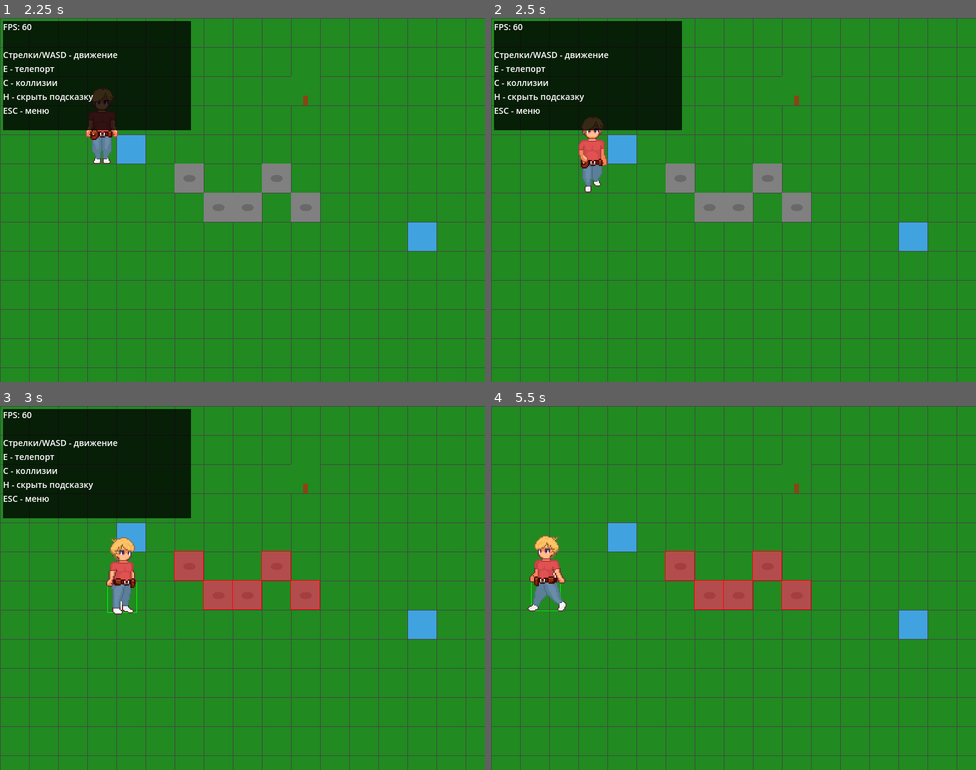
Above: before the commit, frames 1-4 (two rows, left to right).
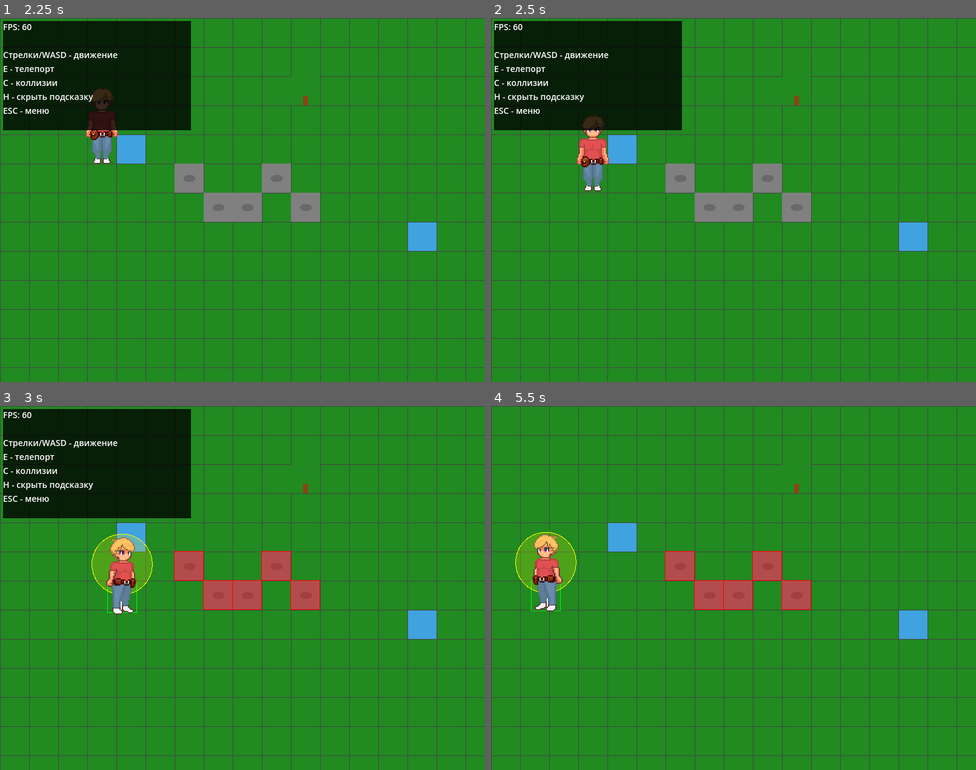
Above: after the commit, the same moments.

Repository: Radiant-Game-Studios/Pelmeny-s-Secret-Godot
Game: Godot game, scene res://scenes/splash_screen.tscn
Same seed, same stepped clock (60 frames per second), same inputs: the game is played once before the commit and once after it. The engine's default icon, where the game draws it, is replaced by a stand-in: a white triangle on a blue panel in a dark square.
Inputs (mouse positions are in pixels of both pictures, inside the frame that each line leads up to):
- Up to frame 1 (2.25 s): tap Enter (ui_accept) at 0.5, 0.77 s; move the mouse to (349, 181) at 0.52 s; hold D (move_right) 0.53-1.25 s; tap Space (attack, bound only after the commit) at 0.6 s; click (349, 181) at 0.67 s; click "Новая игра" at 1.25 s; move the mouse to (145, 218) at 2.02 s; hold S (move_down) from 2.03 s (still down); tap E (interact) at 2.1 s
- Up to frame 2 (2.5 s): keep holding S (move_down); tap Enter (ui_accept) at 2.27 s; tap Space (attack, bound only after the commit) at 2.3 s
- Up to frame 3 (3 s): move the mouse to (291, 507) at 2.77 s; release S (move_down) at 2.78 s; hold D (move_right) from 2.78 s (still down); hold C (toggle_collisions) from 2.78 s (still down)
- Up to frame 4 (5.5 s): tap Space (attack, bound only after the commit) at 3.05, 3.6, 4.35, 5.3 s; move the mouse to (709, 660) at 3.52 s; release D (move_right) at 3.53 s; release C (toggle_collisions) at 3.53 s; hold W (move_up) 3.53-4.28 s; click (709, 660) at 3.67 s; tap Enter (ui_accept) at 3.77, 4.52, 5.27 s; move the mouse to (879, 642) at 4.27 s; hold A (move_left) from 4.28 s (still down); tap H (toggle_debug) at 4.9 s; move the mouse to (588, 533) at 5.02 s; tap E (interact) at 5.1 s

Frame 1 is identical in both runs. In frame 2, 0.4% of the frame differs, in the area x 17-25%, y 27-48%; in frame 3, 0.9%; in frame 4, 1.5%, in the area x 5-18%, y 34-57%.

Commit message:
Battle system

Diff:
--- a/project.godot
+++ b/project.godot
@@ -75,6 +75,11 @@
 "events": [Object(InputEventKey,"resource_local_to_scene":false,"resource_name":"","device":-1,"window_id":0,"alt_press …(191 unchanged characters)…
 ]
 }
+attack={
+"deadzone": 0.2,
+"events": [Object(InputEventKey,"resource_local_to_scene":false,"resource_name":"","device":-1,"window_id":0,"alt_pressed":false,"shift_pressed":false,"ctrl_pressed":false,"meta_pressed":false,"pressed":false,"keycode":0,"physical_keycode":32,"key_label":0,"unicode":32,"location":0,"echo":false,"script":null)
+]
+}
 
 [physics]
 
--- /dev/null
+++ b/scenes/enemy.tscn
@@ -0,0 +1,19 @@
+[gd_scene format=3 uid="uid://diivvhlfl7l3j"]
+
+[ext_resource type="Script" uid="uid://b13f0l280qmtg" path="res://scripts/enemies/enemy.gd" id="1_7p1mj"]
+
+[sub_resource type="RectangleShape2D" id="RectangleShape2D_md0e3"]
+size = Vector2(48, 49.5)
+
+[node name="Enemy" type="CharacterBody2D" unique_id=649661795]
+script = ExtResource("1_7p1mj")
+
+[node name="CollisionShape2D" type="CollisionShape2D" parent="." unique_id=1247863483]
+position = Vector2(-24, 30)
+shape = SubResource("RectangleShape2D_md0e3")
+
+[node name="AnimatedSprite2D" type="AnimatedSprite2D" parent="." unique_id=902047479]
+
+[node name="VisibleOnScreenNotifier2D" type="VisibleOnScreenNotifier2D" parent="." unique_id=1519539230]
+position = Vector2(-38, 15)
+rect = Rect2(-10, -10, 48, 50)
--- a/scripts/enemies/animation_generator.gd
+++ b/scripts/enemies/animation_generator.gd
@@ -55,20 +55,30 @@
 
 # Для ГГ аналогично, но с другим цветом
 static func generate_player_attack_frames(existing_frames: SpriteFrames) -> void:
-	# Добавляем анимацию "attack" на основе существующего idle
 	if not existing_frames.has_animation("idle"):
 		return
-	var idle_frame = existing_frames.get_frame_texture("idle", 0)
-	var img = idle_frame.get_image()
-	var size = img.get_size()
+
+	var idle_texture = existing_frames.get_frame_texture("idle", 0)
+	var idle_image = idle_texture.get_image()
+	var size = idle_image.get_size()
 
 	existing_frames.add_animation("attack")
+
 	for i in range(2):
-		var new_img = Image.create(size.x, size.y, false, Image.FORMAT_RGBA8)
-		new_img.blit_rect(img, Rect2i(0,0,size.x,size.y), Vector2i.ZERO)
-		# Добавляем "меч"
-		var sword_x = size.x + i*8
-		new_img.fill_rect(Rect2i(sword_x, size.y*0.4, 10, 4), Color.YELLOW)
+		# Создаём новое изображение БОЛЬШЕ по ширине (чтобы влез меч)
+		var new_width = size.x + 16
+		var new_img = Image.create(new_width, size.y, false, Image.FORMAT_RGBA8)
+
+		# Копируем персонажа (слева)
+		new_img.blit_rect(idle_image, Rect2i(0, 0, size.x, size.y), Vector2i(0, 0))
+
+		# Рисуем "меч" справа от персонажа
+		var sword_x = size.x + i * 8  # больше сдвиг
+		var sword_y = size.y * 0.4
+		new_img.fill_rect(Rect2i(sword_x, sword_y, 16, 6), Color.YELLOW)  # длиннее и толще
+		new_img.fill_rect(Rect2i(sword_x + 4, sword_y - 3, 6, 12), Color.BROWN)  # больше рукоять
+
 		var tex = ImageTexture.create_from_image(new_img)
 		existing_frames.add_frame("attack", tex)
-	existing_frames.set_animation_speed("attack", 10.0)
+
+	existing_frames.set_animation_speed("attack", 6.0)
--- /dev/null
+++ b/scripts/enemies/enemy.gd
@@ -0,0 +1,108 @@
+extends CharacterBody2D
+
+@export var enemy_id: String = ""
+@export var max_health: float = 30.0
+@export var speed: float = 80.0
+@export var damage: float = 10.0
+@export var attack_range: float = 50.0
+
+@onready var animated_sprite: AnimatedSprite2D = $AnimatedSprite2D
+@onready var visibility_notifier: VisibleOnScreenNotifier2D = $VisibleOnScreenNotifier2D
+
+var player: Node = null
+var current_health: float
+var is_active: bool = false
+var is_attacking: bool = false
+var direction: Vector2 = Vector2.ZERO
+var attack_cooldown: float = 1.0
+var attack_timer: float = 0.0
+
+
+func _ready():
+	add_to_group("enemies")
+	current_health = max_health
+
+	# Загружаем тип врага из реестра
+	var type = EnemyRegistry.get_enemy_type(enemy_id)
+	if type:
+		max_health = type.max_health
+		speed = type.speed
+		damage = type.damage
+		attack_range = type.attack_range
+		current_health = max_health
+
+	# Генерируем тестовые анимации
+	generate_animations()
+
+	# Подключаем сигнал видимости
+	if visibility_notifier:
+		visibility_notifier.screen_entered.connect(_on_screen_entered)
+		visibility_notifier.screen_exited.connect(_on_screen_exited)
+
+
+func generate_animations():
+	var color = Color.GREEN
+	match enemy_id:
+		"slime":
+			color = Color.GREEN
+		"shit":
+			color = Color.GRAY
+		_:
+			color = Color.RED
+
+	var frames = AnimationGenerator.generate_enemy_frames(Vector2(48, 48), color)
+	animated_sprite.sprite_frames = frames
+	animated_sprite.play("idle")
+
+
+func _on_screen_entered():
+	is_active = true
+	print(enemy_id, " активирован")
+
+
+func _on_screen_exited():
+	is_active = false
+	print(enemy_id, " деактивирован")
+
+
+func _physics_process(delta):
+	if not is_active:
+		return
+
+	attack_timer -= delta
+
+	# Ищем игрока
+	if player == null:
+		player = get_tree().get_first_node_in_group("player")
+		if player == null:
+			return
+
+	var distance = position.distance_to(player.position)
+
+	if distance <= attack_range:
+		# Режим атаки
+		if attack_timer <= 0:
+			attack_timer = attack_cooldown
+			animated_sprite.play("attack")
+			if player and player.has_method("take_damage"):
+				player.take_damage(damage)
+				print(enemy_id, " атакует игрока! Урон: ", damage)
+	else:
+		# Режим преследования
+		direction = (player.position - position).normalized()
+		animated_sprite.play("run")
+		position += direction * speed * delta
+		if direction.x < 0:
+			animated_sprite.flip_h = true
+		else:
+			animated_sprite.flip_h = false
+
+
+func take_damage(amount: float):
+	current_health -= amount
+	if current_health <= 0:
+		die()
+
+
+func die():
+	queue_free()
--- a/scripts/game.gd
+++ b/scripts/game.gd
@@ -187,10 +187,25 @@
 
 
 func _update_collision_debug():
-	# Обновляем хитбокс игрока в системе координат карты
-	var shape: RectangleShape2D = current_player.get_node("CollisionShape2D").shape
-	var col_pos = current_player.get_node("CollisionShape2D").position
-	debug_draw.player_hitbox = Rect2(current_player.position + col_pos, shape.size)
+	# Хитбокс игрока
+	if current_player:
+		var shape: RectangleShape2D = current_player.get_node("CollisionShape2D").shape
+		var col_pos = current_player.get_node("CollisionShape2D").position
+		debug_draw.player_hitbox = Rect2(current_player.position + col_pos, shape.size)
+
+		# Радиус атаки игрока
+		debug_draw.player_attack_range = current_player.attack_range
+		debug_draw.player_position = current_player.position
+
+	# Радиусы атаки врагов
+	debug_draw.enemy_ranges.clear()
+	for enemy in get_tree().get_nodes_in_group("enemies"):
+		if enemy.is_active:
+			debug_draw.enemy_ranges.append({
+				"position": enemy.position,
+				"range": enemy.attack_range
+			})
+
 	debug_draw.queue_redraw()
 
 
--- a/scripts/map_container.gd
+++ b/scripts/map_container.gd
@@ -94,6 +94,18 @@
 
 	print("Всего диалоговых триггеров в .map: ", data.get("dialog_triggers", []).size())
 
+	# 4. Враги
+	var enemy_scene = load("res://scenes/enemy.tscn")
+	for enemy_data in data.get("enemies", []):
+		var enemy = enemy_scene.instantiate()
+		enemy.enemy_id = enemy_data.get("enemy_id", "")
+		enemy.position = Vector2(
+			enemy_data.get("x", 0) * tile_size_int + tile_size_int / 2,
+			enemy_data.get("y", 0) * tile_size_int + tile_size_int / 2
+		)
+		add_child(enemy)
+		print("Добавлен враг: ", enemy.enemy_id, " на позиции ", enemy.position)
+
 	print("=== Карта загружена ===")
 
 
--- a/scripts/player/player.gd
+++ b/scripts/player/player.gd
@@ -16,8 +16,19 @@
 var step_interval: float = 0.4  # интервал между шагами
 var step_sfx: AudioStream = null
 var step_player: AudioStreamPlayer = null
+var is_attacking: bool = false
+var attack_damage: float = 15.0
+var attack_range: float = 50.0
+var attack_cooldown: float = 0.5
+var attack_timer: float = 0.0
+var max_health: float = 100.0
+var current_health: float = 100.0
+var invincible: bool = false
+var invincible_time: float = 0.5
+var invincible_timer: float = 0.0
 
 func _ready():
+	add_to_group("player")
 	# Настройка анимаций (как раньше)
 	var frames = SpriteFrames.new()
 
@@ -72,6 +83,9 @@
 	anim.sprite_frames = frames
 	anim.play("idle")
 
+	# Генерируем анимацию атаки
+	AnimationGenerator.generate_player_attack_frames(anim.sprite_frames)
+
 
 func set_map_info(width: int, height: int, collisions: Array, tsize: int, teleports: Array = []):
 	map_width = width
@@ -118,6 +132,23 @@
 		clamp(position.x, bounds.position.x, bounds.end.x),
 		clamp(position.y, bounds.position.y, bounds.end.y)
 	)
+
+	if Input.is_action_just_pressed("attack") and not is_attacking and attack_timer <= 0:
+		start_attack()
+
+	if is_attacking:
+		attack_timer -= delta
+		if attack_timer <= 0:
+			is_attacking = false
+			attack_timer = attack_cooldown
+	else:
+		attack_timer -= delta
+
+	if invincible:
+		invincible_timer -= delta
+		if invincible_timer <= 0:
+			invincible = false
+			modulate = Color.WHITE
 
 func handle_input():
 	direction = Input.get_vector("move_left", "move_right", "move_up", "move_down")
@@ -188,3 +219,47 @@
 			hint_label.text = LocalizationManager.get_text("press_e_to_teleport")
 			return
 	hint_label.visible = false
+
+func start_attack():
+	is_attacking = true
+	# Длительность = количество кадров / скорость анимации
+	var attack_frames = anim.sprite_frames.get_frame_count("attack")
+	var attack_speed = anim.sprite_frames.get_animation_speed("attack")
+	attack_timer = attack_frames / attack_speed  # примерно 0.2 секунды для 2 кадров при скорости 10
+	attack_timer = max(attack_timer, 0.5)  # минимум 0.3 секунды
+	anim.play("attack")
+
+	# Наносим урон ближайшему врагу
+	var enemies = get_tree().get_nodes_in_group("enemies")
+	var closest_enemy = null
+	var closest_dist = attack_range
+
+	for enemy in enemies:
+		var dist = position.distance_to(enemy.position)
+		if dist < closest_dist:
+			closest_dist = dist
+			closest_enemy = enemy
+
+	if closest_enemy and closest_enemy.has_method("take_damage"):
+		closest_enemy.take_damage(attack_damage)
+		print("Удар по врагу! Урон: ", attack_damage)
+
+func take_damage(amount: float):
+	if invincible:
+		return
+
+	current_health -= amount
+	print("Игрок получил урон: ", amount, " HP: ", current_health)
+
+	if current_health <= 0:
+		die()
+
+	# Неуязвимость и мигание
+	invincible = true
+	invincible_timer = invincible_time
+	modulate = Color.RED
+
+
+func die():
+	print("Игрок погиб!")
+	SceneManager.go_to_main_menu()
--- a/scripts/ui/debug_draw.gd
+++ b/scripts/ui/debug_draw.gd
@@ -4,6 +4,10 @@
 var player_hitbox: Rect2 = Rect2()
 var collision_rects: Array = []   # массив [x, y, w, h] в тайлах
 var tile_size: int = 48
+var player_attack_range: float = 0.0
+var player_position: Vector2 = Vector2.ZERO
+
+var enemy_ranges: Array = []   # [{position: Vector2, range: float}, ...]
 
 func _draw():
 	if not show_collisions:
@@ -19,3 +23,13 @@
 						col[2] * tile_size, col[3] * tile_size)
 		draw_rect(rect, Color(1, 0, 0, 0.4))    # заливка
 		draw_rect(rect, Color.RED, false, 1.0)  # контур
+
+	# Радиус атаки игрока (жёлтый круг)
+	if player_attack_range > 0:
+		draw_circle(player_position, player_attack_range, Color(1, 1, 0, 0.2))  # заливка
+		draw_arc(player_position, player_attack_range, 0, TAU, 32, Color.YELLOW, 1.0)  # контур
+
+	# Радиусы атаки врагов (красные круги)
+	for enemy in enemy_ranges:
+		draw_circle(enemy.position, enemy.range, Color(1, 0, 0, 0.2))
+		draw_arc(enemy.position, enemy.range, 0, TAU, 32, Color.RED, 1.0)
Not shown, added: scripts/enemies/enemy.gd.uid
